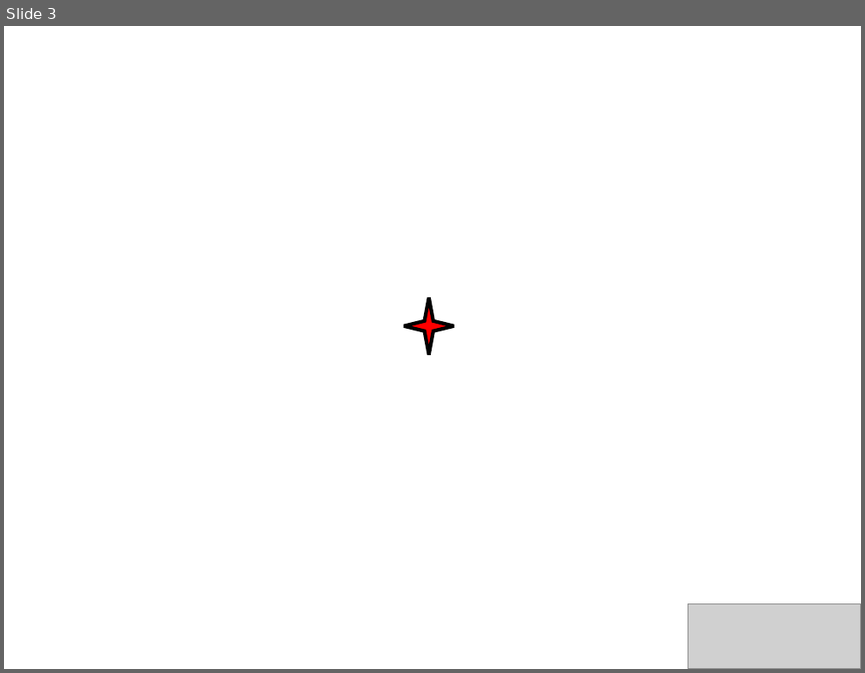
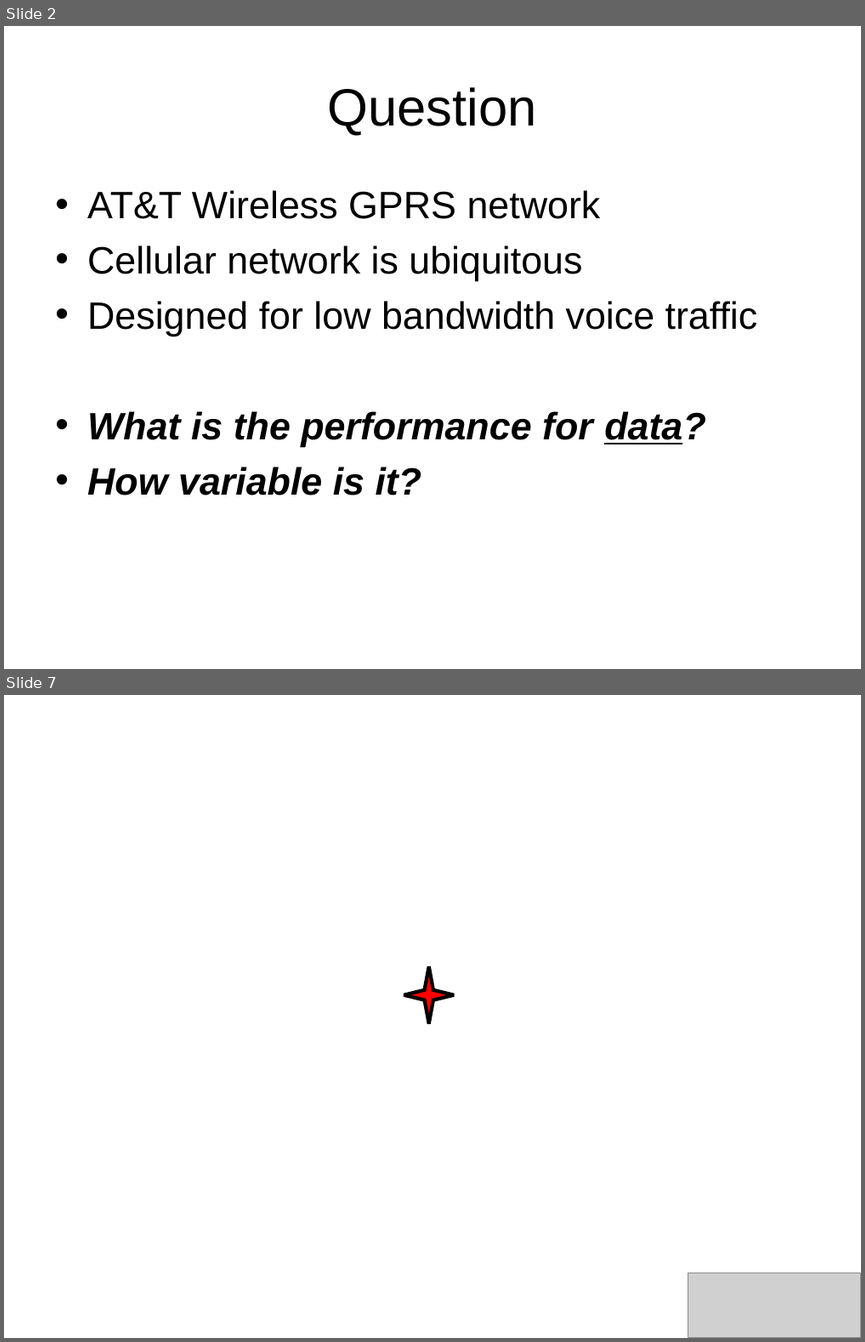
Before and after one commit to nesl/gprstest, a slide deck: presentation/Cingular GPRS Experiments.ppt. Shown one above the other, each under a label of ours: slide 3 before the commit, slides 2 and 7 after it; the slides between them are not shown. The pictures are 865x673 and 865x1342 pixels, drawn with LibreOffice and Linux fonts; fonts in the diff are those of the drawing; grey boxes stand for pictures; background and template pictures are left out. Boxes give left, top, right and bottom in pixels: in the first picture for what was removed or moved away, otherwise in the second. Text is boxed around its words. In the diff, an @@ line names an element or a change of style, - is before the commit and + after.

```diff
--- a/presentation/Cingular GPRS Experiments.ppt
+++ b/presentation/Cingular GPRS Experiments.ppt
@@ slide 2 added at box(4, 26, 861, 669), background #FFFFFF @@
@@ title added at box(328, 87, 537, 136), 44 pt, text #000000 @@
+Question
@@ text added at box(87, 190, 758, 495), 32 pt, text #000000 @@
+• AT&T Wireless GPRS network
+• Cellular network is ubiquitous
+• Designed for low bandwidth voice traffic
+• What is the performance for data?
+• How variable is it?
@@ what was slide 3 is now slide 7 @@
```
Also in this commit, not shown: 4 slides changed, 13 other slides added, 5 slides removed.
